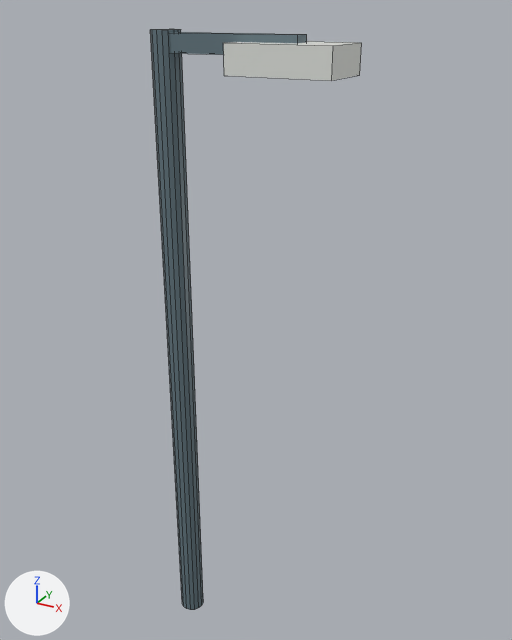
Two versions of the FBX model assets/stations/platform-kit/lamp.fbx, one commit apart.
One viewpoint serves both versions: a camera (50 mm lens) standing at (6.8, -9.52, 11.72) and looking at (1.3, 0.47, 6.73). Lighting does not change. The marker at lower left points along +X, +Y and +Z. The first picture is the older version. Mesh edges are drawn as thin lines. Objects named as collision shapes, trigger or cutter boxes, shadow casters or lower levels of detail are left out. Where no turn or scale is listed for an object, it has been applied to the vertices.

The first picture shows 'lamp_VISUAL'.
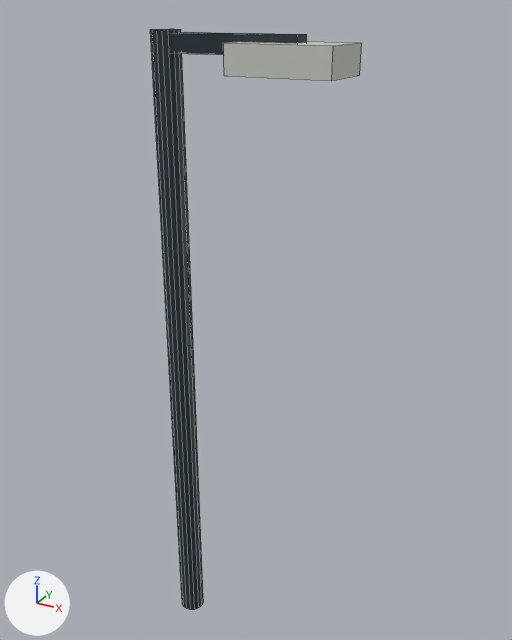
Edits to the bpy script that builds the scene:
```text
Add img_rail_palette_png:
    img_rail_palette_png = load_image('rail_palette.png', '_unpacked/rail_palette.png', 1024, 1024, 'sRGB')
Change mat_painted_steel:
    remove mat_painted_steel.base_color = (0.13, 0.19, 0.22)  # greyish cyan #657981
    mat_painted_steel.roughness: 0.4 -> 0.5
    add mat_painted_steel.texture = img_rail_palette_png
Change mat_sign_offwhite:
    remove mat_sign_offwhite.base_color = (0.78, 0.8, 0.76)  # white #e5e7e2
    mat_sign_offwhite.roughness: 0.4 -> 0.5
    add mat_sign_offwhite.texture = img_rail_palette_png
Change me_cube_026:
    where me_cube_026.from_pydata(...)  # 48 vertices, 30 faces; spans x -1.37..1.82, y -0.5..0.5, z -11.25..0.18
    used by ob_lamp_visual; location = (1.14, 0.0, 11.25)
    me_cube_026 part 1: texture (UV) coordinates of 30 of 30 faces, centred in x -1.37..1.82, y -0.5..0.5, z -11.25..0.18, changed; they spanned u 0.0..1.0, v 0.0..1.0 and now span u 0.3..0.95, v 0.05..0.45
```

What differs and where, as boxes [x1, y1, x2, y2] in the pictures (512 x 640 px):
'lamp_VISUAL', surface changed: [150, 29, 362, 610] in both
